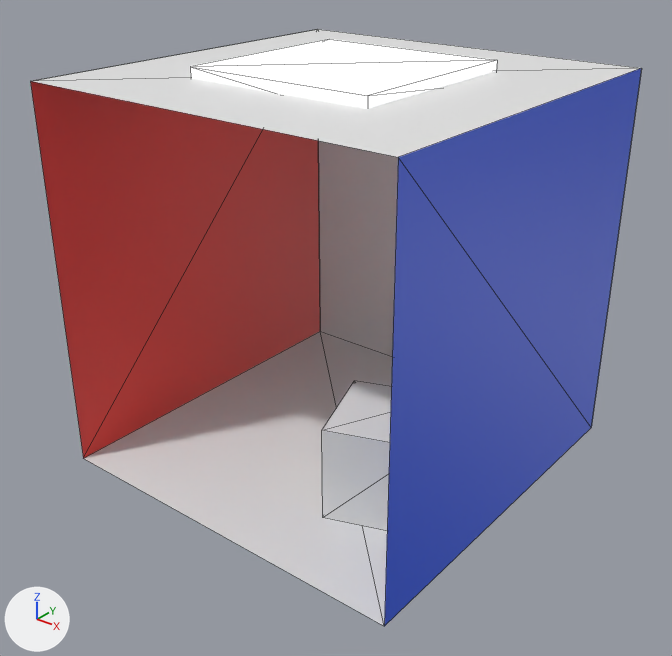
Before and after pictures for a commit that changed the glTF model media/auto_export.glb.
Both versions are drawn from a camera (50 mm lens) standing at (2.69, -3.44, 2.82) and looking at (0.04, -0.13, 0.77). Every picture has the same lights, and +X, +Y and +Z are marked at lower left. Mesh edges are drawn as thin lines. Where no turn or scale is listed for an object, it has been applied to the vertices.

The scene before the commit, as lines of its bpy script (objects in view):
```python
me_plane = bpy.data.meshes.new('Plane')
me_plane.from_pydata([(-1.0, -1.0, 0.0), (1.0, -1.0, 0.0), (-1.0, 1.0, 0.0), (1.0, 1.0, 0.0)], [], [(1, 2, 0), (1, 3, 2)])
me_plane.materials.append(mat_material_001)  # white #e7e7e7
me_plane_003 = bpy.data.meshes.new('Plane.003')
me_plane_003.from_pydata([(0.0, 1.0, 1.0), (0.0, 1.0, -1.0), (0.0, -1.0, 1.0), (0.0, -1.0, -1.0)], [], [(1, 2, 0), (1, 3, 2)])
me_plane_003.materials.append(mat_material_003)  # blue #2757e7
me_plane_006 = bpy.data.meshes.new('Plane.006')
me_plane_006.from_pydata(...)  # a box spanning x -0.5..0.5, y -0.5..0.5, z -0.1..0.0
me_plane_006.materials.append(mat_lightmaterial)  # white #e7e7e7
ob_lightplane = bpy.data.objects.new('LightPlane', me_plane_006)
ob_lightplane.location = (0.0, 0.0, 2.05)
ob_plane = bpy.data.objects.new('Plane', me_plane)
ob_plane.location = (0.0, 0.0, 0.0)
ob_plane_003 = bpy.data.objects.new('Plane.003', me_plane_003)
ob_plane_003.location = (1.0, 0.0, 1.0)
# also in view: 'Plane.002' at (-1.0, 0.0, 1.0); 'Plane.001' at (0.0, 0.0, 2.0); 'Cube.001' at (0.48, -0.27, 0.25); 'Plane.004' at (0.0, 1.0, 1.0)
```
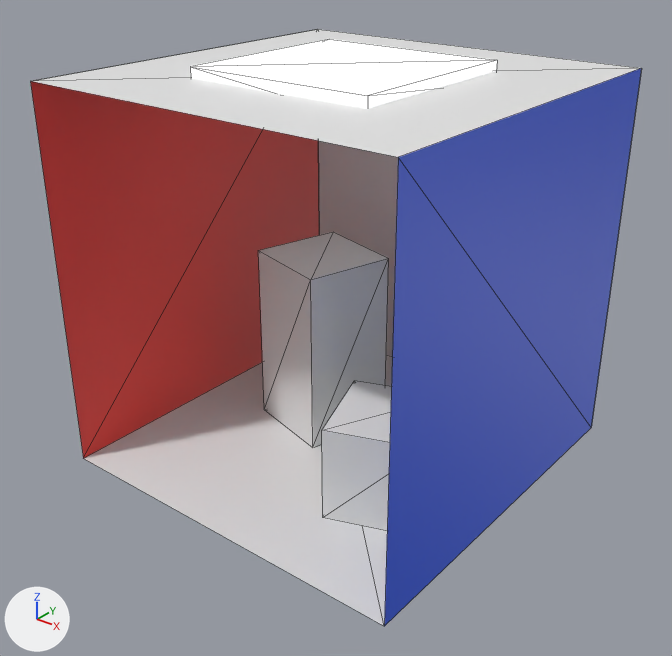
Boxes [x1, y1, x2, y2] around the edits, measured in the pictures (672 x 656 px):
```json
{"object": "BigBox", "change": "added", "after": [258, 232, 389, 448]}
```

Edits to the scene script, one JSON object a line:
```json
{"op": "add", "block": "me_cube_001", "code": ["me_cube_001 = bpy.data.meshes.new('Cube.001')", "me_cube_001.from_pydata([(-0.307, -0.175, 0.0), (-0.307, -0.175, 1.0), (-0.175, 0.307, 0.0), (-0.175, 0.307, 1.0), (0.175, -0.307, 0.0), (0.175, -0.307, 1.0), (0.307, 0.175, 0.0), (0.307, 0.175, 1.0)], [], [(1, 2, 0), (3, 6, 2), (7, 4, 6), (5, 0, 4), (6, 0, 2), (3, 5, 7), (1, 3, 2), (3, 7, 6), (7, 5, 4), (5, 1, 0), (6, 4, 0), (3, 1, 5)])", "me_cube_001.materials.append(mat_material_001)  # white #e7e7e7"]}
{"op": "add", "block": "ob_bigbox", "code": ["ob_bigbox = bpy.data.objects.new('BigBox', me_cube_001)", "ob_bigbox.location = (-0.276, 0.158, 0.0)"]}
```
